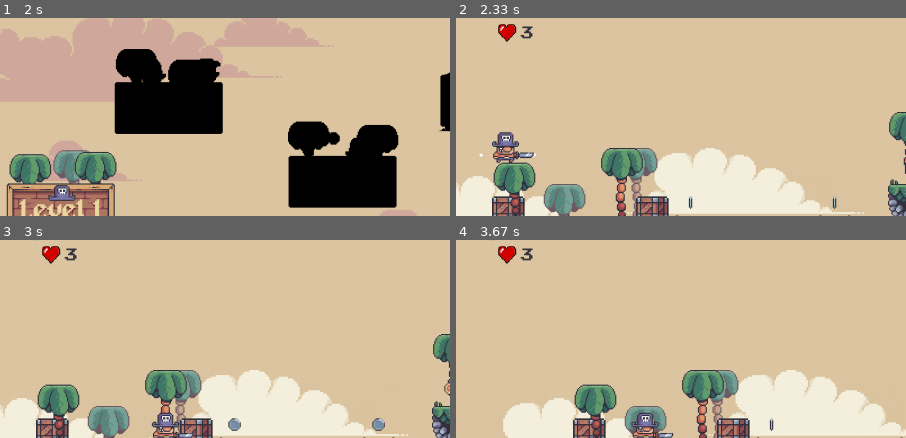
Above: before the commit, frames 1-4 (two rows, left to right).
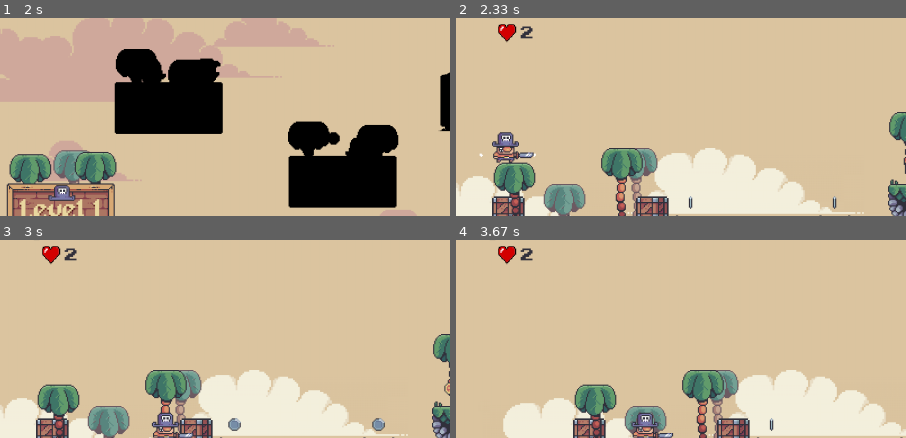
Above: after the commit, the same moments.

Repository: harryodubhghaill/pygame-platformer
Game: pygame game, started from main.py
The game is run twice, just before and just after one commit, with the same random seed, the same clock (stepped at 60 frames per second) and the same inputs.
Inputs:
- Up to frame 1 (2 s): tap Space at 0.33 s; hold A 0.67-1.2 s; hold A 1.23-1.63 s
- Up to frame 2 (2.33 s): tap Space at 2.07 s
- Up to frame 3 (3 s): hold D from 2.4 s (still down)
- Up to frame 4 (3.67 s): release D at 3.03 s; hold A 3.07-3.53 s; hold D from 3.57 s (still down)
The pictures show only the part of the screen within x 0-50%, y 13-63%; the shares and areas given below are measured in that part.

Frame 1 is identical in both runs. In frame 2, less than 0.1% of the frame differs, in the area x 14-18%, y 4-11%; in frame 3, less than 0.1%; in frame 4, less than 0.1%.

Commit message:
add heart/ lives system

Diff:
--- a/level.py
+++ b/level.py
@@ -9,7 +9,7 @@
 from game_data import levels
 
 class Level:
-    def __init__(self, current_level, surface, create_overworld, change_coins, change_health, reset_after_death):
+    def __init__(self, current_level, surface, create_overworld, change_coins, change_health, reset_after_death, lose_heart):
 
         # overworld connection
         self.create_overworld = create_overworld
@@ -38,6 +38,7 @@
         # user interface
         self.change_coins = change_coins
         self.reset_after_death = reset_after_death
+        self.lose_heart = lose_heart
 
         # terrain setup
         terrain_layout = import_csv_layout(level_data['terrain'])
@@ -247,6 +248,7 @@
         if self.player.sprite.rect.top > screen_height:
             self.splash_sound.play()
             self.reset_after_death()
+            self.lose_heart()
             self.create_overworld(self.current_level, 0)
 
     def check_win(self):
--- a/main.py
+++ b/main.py
@@ -29,7 +29,7 @@
         self.ui = UI(screen)
 
     def create_level(self, current_level):
-        self.level = Level(current_level, screen, self.create_overworld, self.change_coins, self.change_health, self.reset_after_death)
+        self.level = Level(current_level, screen, self.create_overworld, self.change_coins, self.change_health, self.reset_after_death, self.lose_heart)
         self.status = 'level'
         self.overworld_bg_music.stop()
         self.level_bg_music.play(loops = -1)
@@ -52,6 +52,14 @@
     def change_health(self, amount):
         self.cur_health += amount
 
+    def lose_heart(self):
+        self.hearts -= 1
+
+    def add_heart(self):
+        if self.coins >=10:
+            self.hearts += 1
+            self.coins = 0
+
     def check_game_over(self):
         if self.cur_health <= 0:
             self.cur_health = 100
@@ -70,6 +78,7 @@
             self.ui.show_health(self.cur_health, self.max_health)
             self.ui.show_coins(self.coins)
             self.ui.show_heart(self.hearts)
+            self.add_heart()
             self.check_game_over()
 
 # pygame setup
